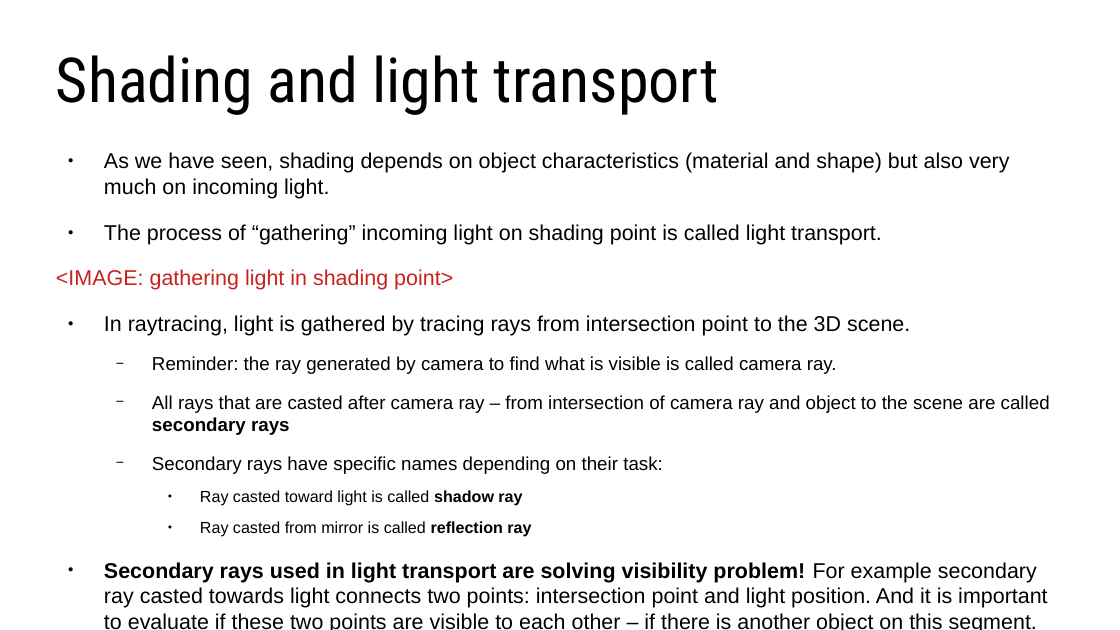
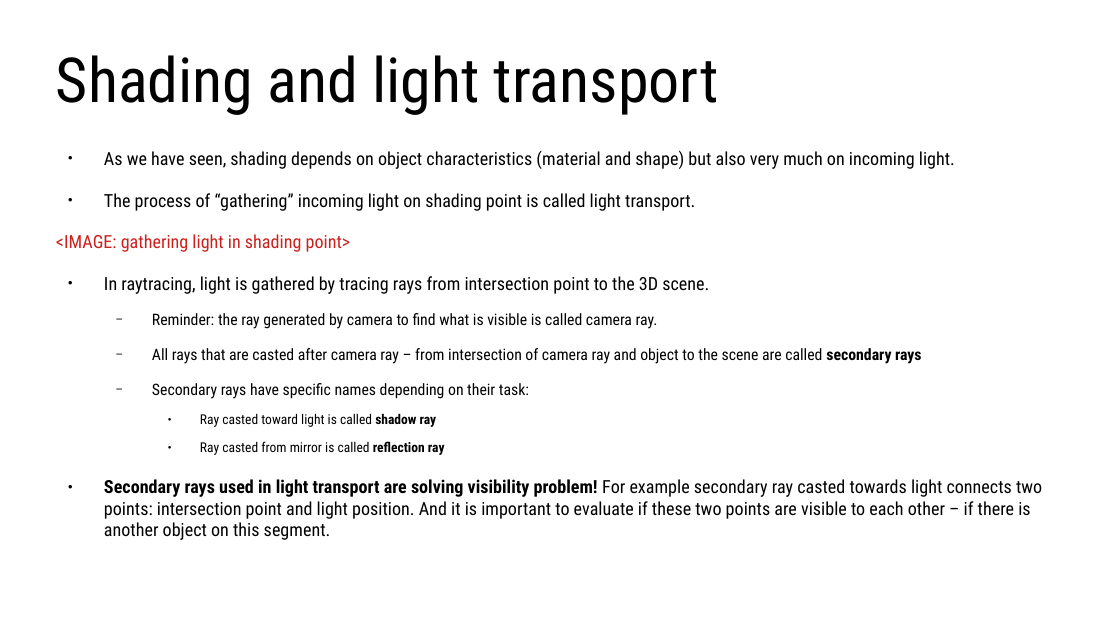
Before and after one commit to lorentzo/IntroductionToComputerGraphics, a slide deck: slide 16 of lectures/foundations_rendering/foundations_raytracing.odp. Drawn at 1120x630 pixels with LibreOffice and Linux fonts; fonts in the diff are those of the drawing. Boxes give left, top, right and bottom in pixels: in the first picture for what was removed or moved away, otherwise in the second. Text is boxed around its words. In the diff, an @@ line names an element or a change of style, - is before the commit and + after.

```diff
--- a/lectures/foundations_rendering/foundations_raytracing.odp
+++ b/lectures/foundations_rendering/foundations_raytracing.odp
@@ text "As we have seen, shading ..." at (56,150,1042,519): size 15.2 to 12.8 pt in "As we have seen, shading depends on ...", "The process of “gathering” incoming light on ...", "<IMAGE: gathering light in shading point>", "In raytracing, light is gathered by tracing ..." and 1 more places; font Arial to Roboto Condensed; size 13.3 to 11.2 pt in "Reminder: the ray generated by camera to ...", "All rays that are casted after camera ...", "Secondary rays have specific names depending on ..."; size 11.4 to 9.6 pt in "Ray casted toward light is called shadow ...", "Ray casted from mirror is called reflection ..." @@
```
Also in this commit, not shown: 2 other slides changed, 2 slides added, 1 other file.
